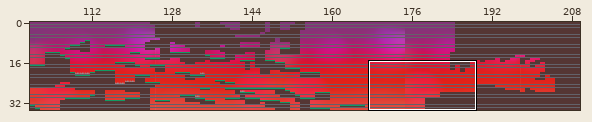
One commit to this Tiled map: android/assets/SegundoNivel2.tmx. The first picture is a wide view before the edit; the outline marks the close-up.
Close-up. Before the commit:
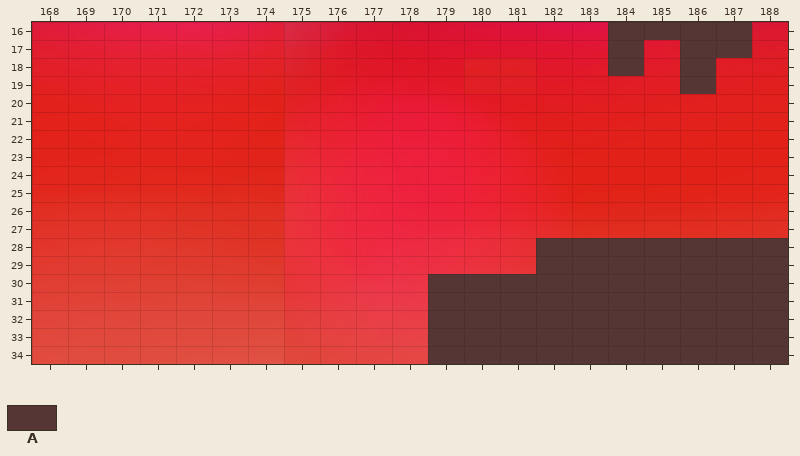
Cells are 64x32 px. Shown: x 168..188, y 16..34. The commit also changed other parts of the map, which this record leaves out.
Key: from "Untitled-9": A 82.
_ is an empty cell.
Layers that did not change in this view are not listed.
Layer "pastoPicos" before, first column x 168:
16 ________________AAAA_
17 ________________A_AA_
18 ________________A_A__
19 __________________A__
20 _____________________
21 _____________________
22 _____________________
23 _____________________
24 _____________________
25 _____________________
26 _____________________
27 _____________________
28 ______________AAAAAAA
29 ______________AAAAAAA
30 ___________AAAAAAAAAA
31 ___________AAAAAAAAAA
32 ___________AAAAAAAAAA
33 ___________AAAAAAAAAA
34 ___________AAAAAAAAAA
The same view after the edit:
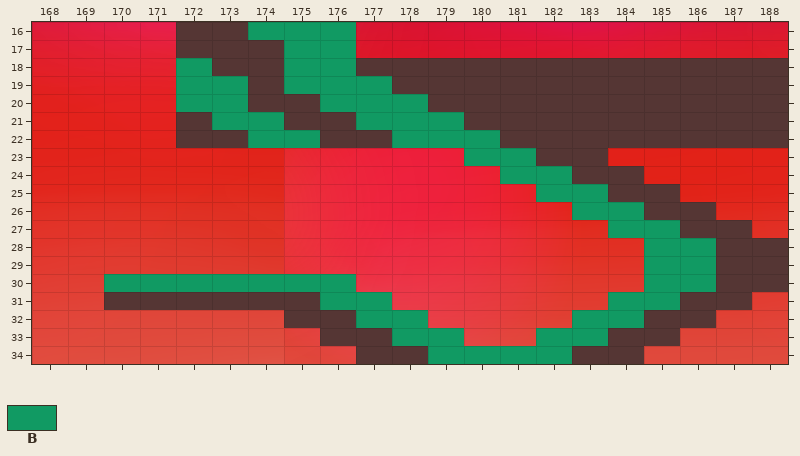
Further tiles: from "Untitled-9": B 50.
Diff:
Changed rows in their new state; . is an unchanged cell.
Layer "pastoPicos":
first column x 170:
16 ..AABBB.......____.
17 ..AAABB......._.__.
18 ..BAABBAAAAAAA.A.AA
19 ..BBABBBAAAAAAAA.AA
20 ..BBAABBBAAAAAAAAAA
21 ..ABBAABBBAAAAAAAAA
22 ..AABBAABBBAAAAAAAA
23 ..........BBAA.....
24 ...........BBAA....
25 ............BBAA...
26 .............BBAA..
27 ..............BBAA.
28 ............___BB..
29 ............___BB..
30 BBBBBBB..______BB..
31 AAAAAABB._____BB.._
32 .....AABB____BB..__
33 ......AABB__BB..___
34 .......AABBBB..____
Changed places in both close-ups, as pixel boxes (x1, y1, x2, y2):
changed: (104, 22, 788, 364)
